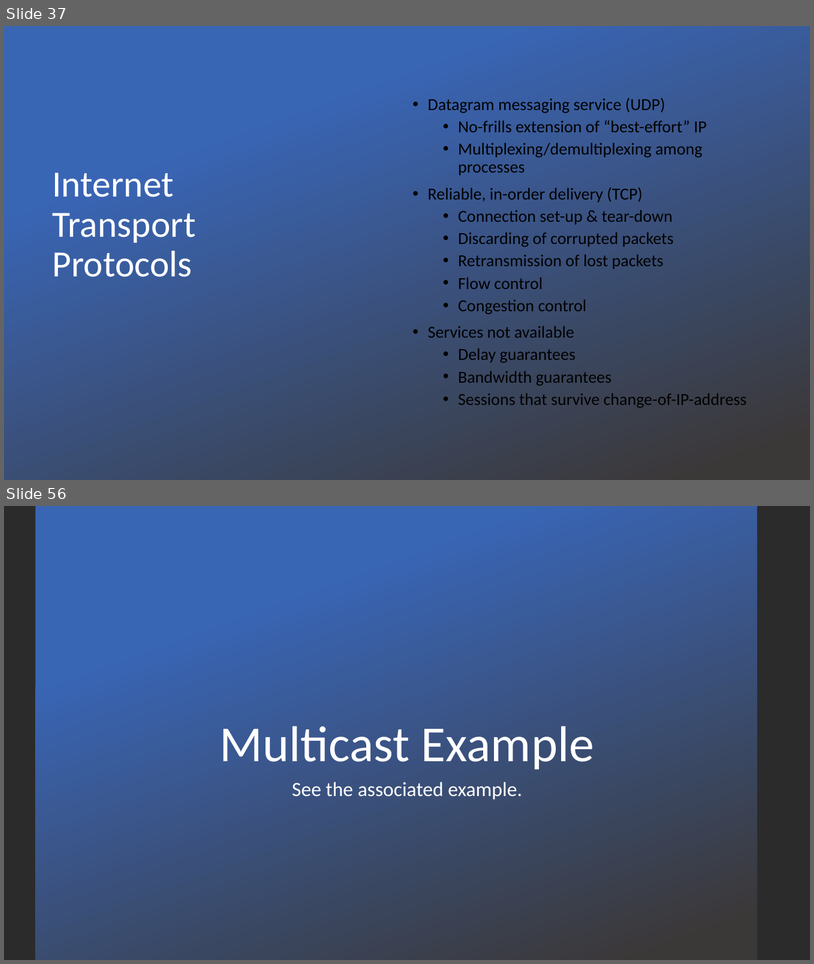
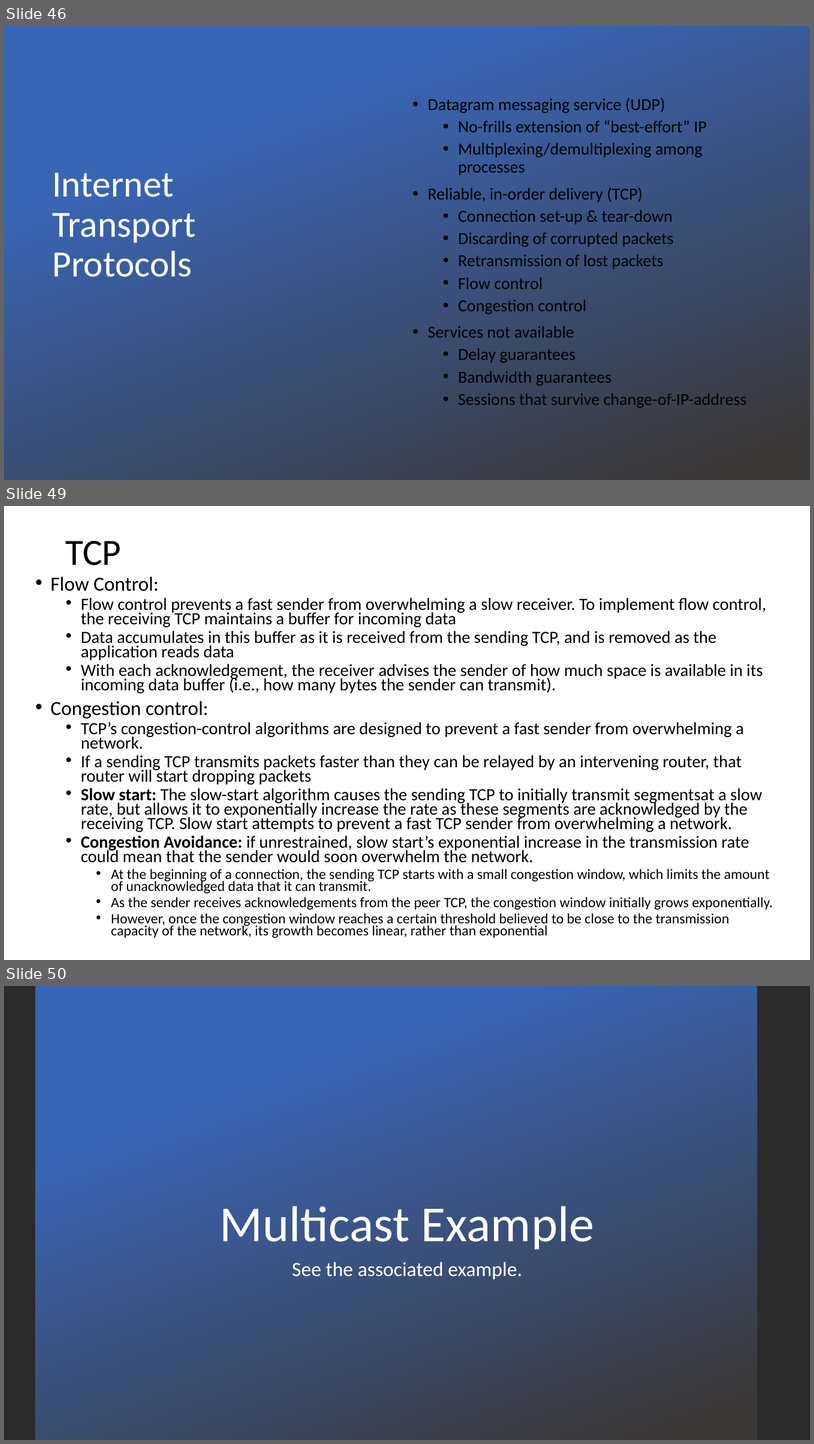
Before and after one commit to vu-resilient-distributed-systems/lectures-fall-2019, a slide deck: Module-1-Networking/Networking.pptx. Shown one above the other, each under a label of ours: slides 37 and 56 before the commit, slides 46, 49 and 50 after it; the slides between them are not shown. The pictures are 814x964 and 814x1444 pixels, drawn with LibreOffice and Linux fonts; fonts in the diff are those of the drawing; background and template pictures are left out; a plain dark background stands for a picture behind light text. Boxes give left, top, right and bottom in pixels: in the first picture for what was removed or moved away, otherwise in the second. Text is boxed around its words. In the diff, an @@ line names an element or a change of style, - is before the commit and + after.

```diff
--- a/Module-1-Networking/Networking.pptx
+++ b/Module-1-Networking/Networking.pptx
@@ slide 49 added at [4,506,810,960], background #FFFFFF @@
@@ title added at [65,541,121,565], 44 pt, text #000000 @@
+TCP
@@ text added at [51,577,773,937], 20.4 pt, text #000000 @@
+• Flow Control:
+  • Flow control prevents a fast sender from overwhelming a slow receiver. To implement flow control, the receiving TCP maintains a buffer for incoming data
+  • Data accumulates in this buffer as it is received from the sending TCP, and is removed as the application reads data
+  • With each acknowledgement, the receiver advises the sender of how much space is available in its incoming data buffer (i.e., how many bytes the sender can transmit).
+• Congestion control:
+  • TCP’s congestion-control algorithms are designed to prevent a fast sender from overwhelming a network.
+  • If a sending TCP transmits packets faster than they can be relayed by an intervening router, that router will start dropping packets
+  • Slow start: The slow-start algorithm causes the sending TCP to initially transmit segmentsat a slow rate, but allows it to exponentially increase the rate as these segments are acknowledged by the receiving TCP. Slow start attempts to prevent a fast TCP sender from overwhelming a network.
+  • Congestion Avoidance: if unrestrained, slow start’s exponential increase in the transmission rate could mean that the sender would soon overwhelm the network.
+    • At the beginning of a connection, the sending TCP starts with a small congestion window, which limits the amount of unacknowledged data that it can transmit.
+    • As the sender receives acknowledgements from the peer TCP, the congestion window initially grows exponentially.
+    • However, once the congestion window reaches a certain threshold believed to be close to the transmission capacity of the network, its growth becomes linear, rather than exponential
@@ what was slide 37 is now slide 46 @@
@@ what was slide 56 is now slide 50 @@
```
Also in this commit, not shown: 2 slides changed, 23 other slides added, 30 slides removed.
